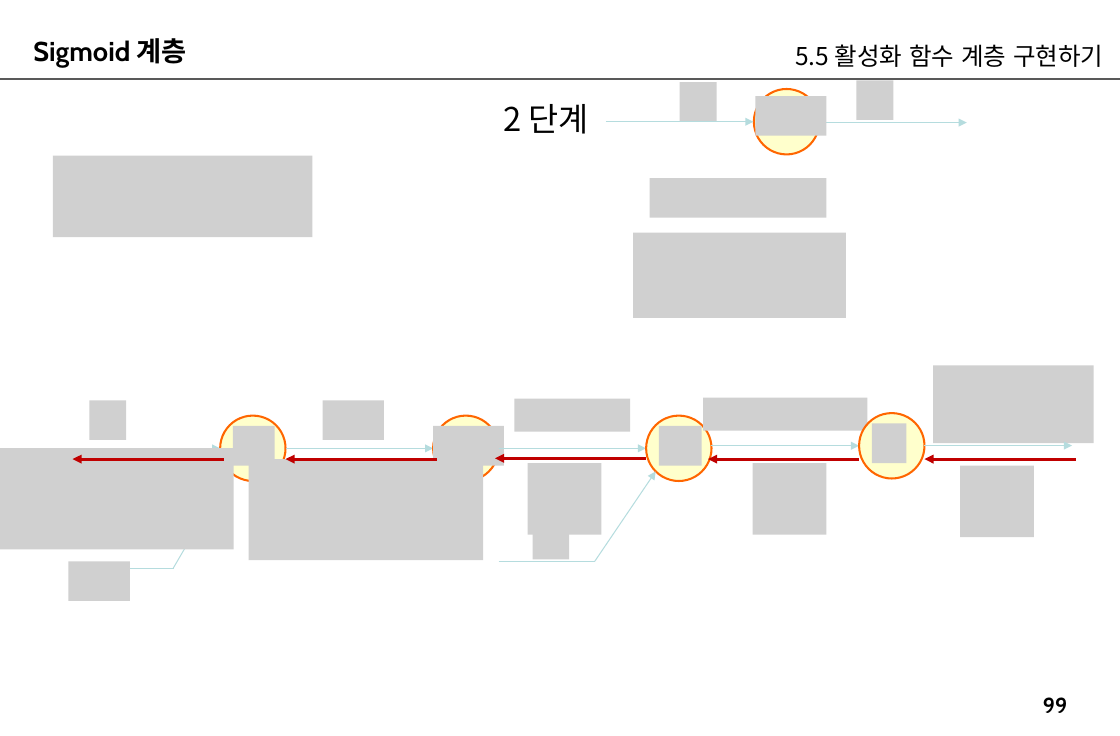
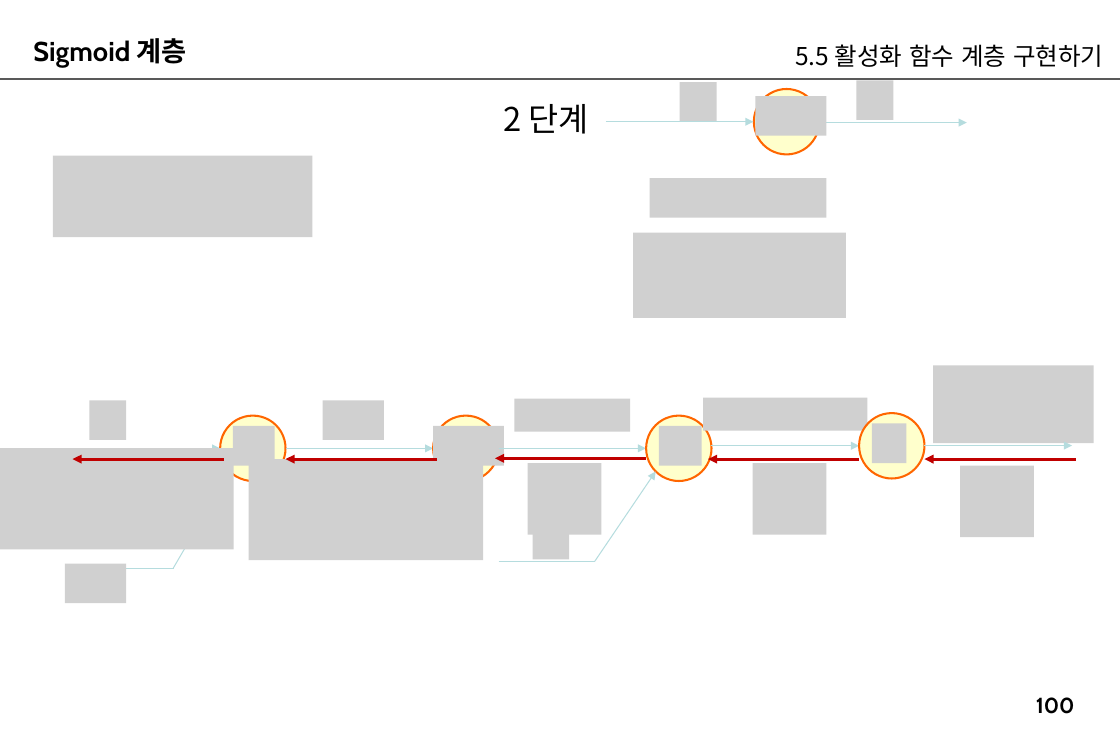
Before and after one commit to imguru-mooc/AI_Basic, a slide deck: slide 100 of 인공지능_2(판서).pptx (slide 99 before the commit). Drawn at 1120x736 pixels with LibreOffice and Linux fonts; fonts in the diff are those of the drawing; grey boxes stand for pictures. Boxes give left, top, right and bottom in pixels: in the first picture for what was removed or moved away, otherwise in the second. Text is boxed around its words. In the diff, an @@ line names an element or a change of style, - is before the commit and + after.

```diff
--- a/인공지능_2(판서).pptx
+++ b/인공지능_2(판서).pptx
@@ picture: place and size @@
-picture at box(69, 561, 130, 600)
+picture at box(65, 563, 127, 602)
@@ page number at box(1036, 697, 1075, 714): text changed @@
-99
+100
```
Also in this commit, not shown: 4 other slides changed, 42 slides added.
